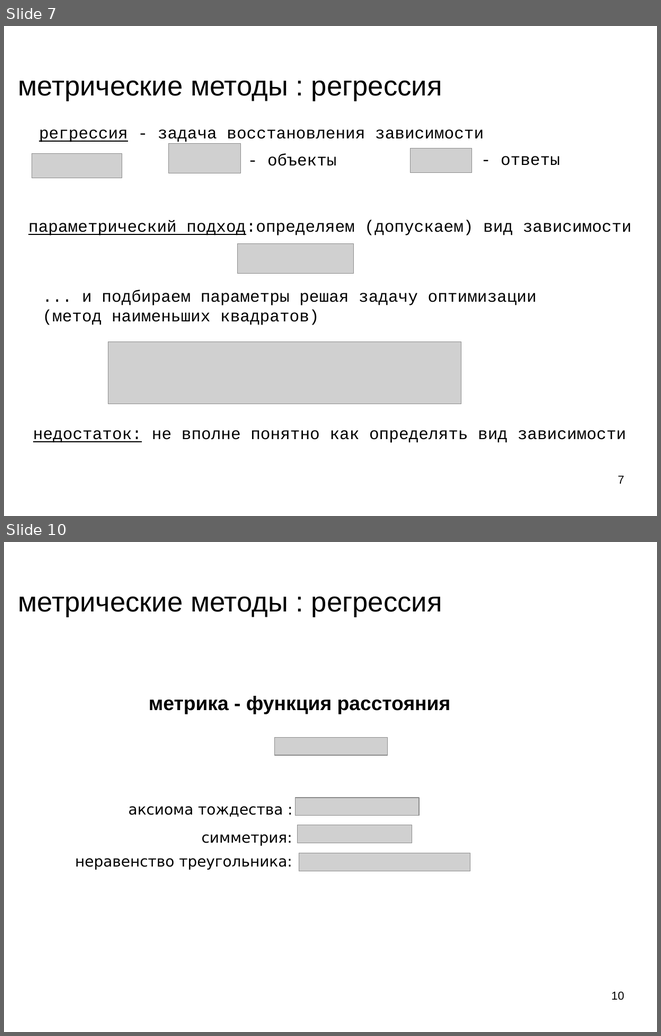
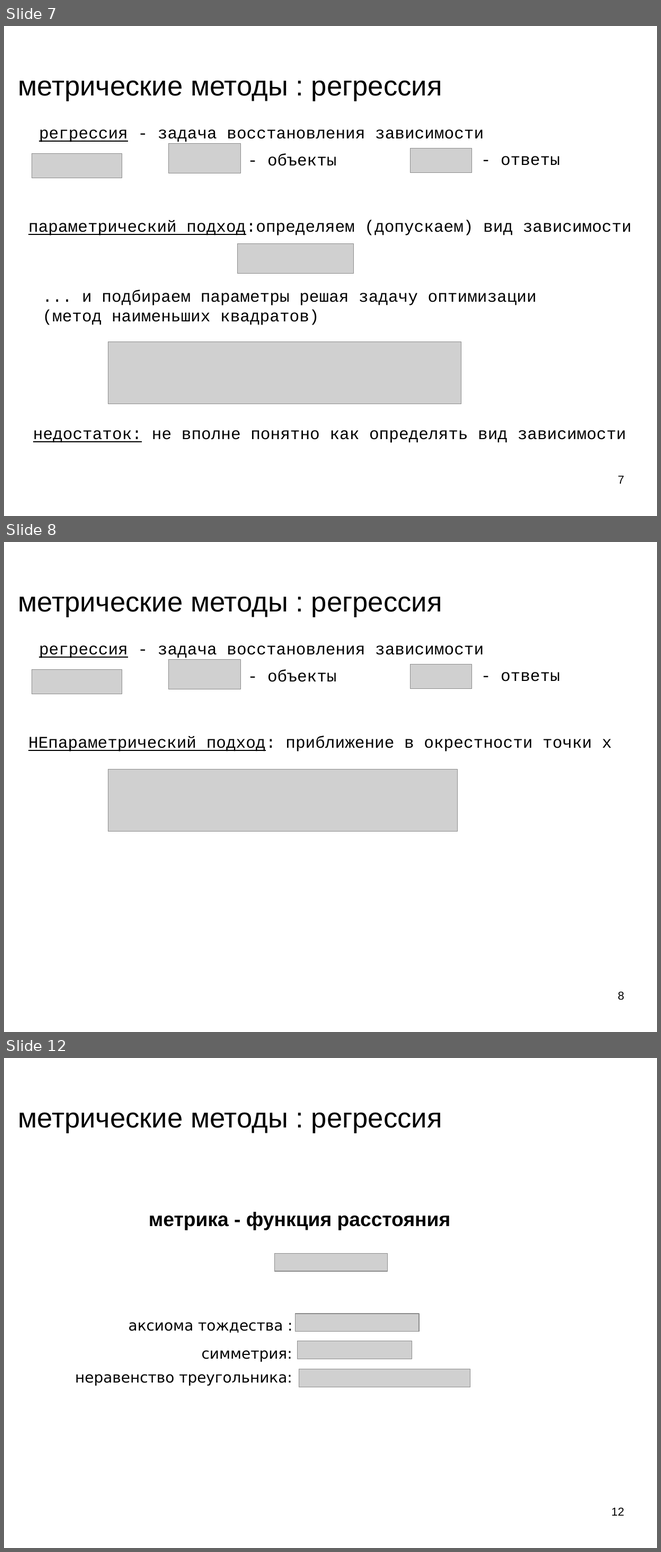
Before and after one commit to mechanoid5/ml_lectorium_legacy, a slide deck: 05-regression-metric.odp. Shown one above the other, each under a label of ours: slides 7 and 10 before the commit, slides 7, 8 and 12 after it; the slides between them are not shown. The pictures are 661x1036 and 661x1552 pixels, drawn with LibreOffice and Linux fonts; fonts in the diff are those of the drawing; grey boxes stand for pictures; background and template pictures are left out. Boxes give left, top, right and bottom in pixels: in the first picture for what was removed or moved away, otherwise in the second. Text is boxed around its words. In the diff, an @@ line names an element or a change of style, - is before the commit and + after.

```diff
--- a/05-regression-metric.odp
+++ b/05-regression-metric.odp
@@ slide 8 added at [4,542,657,1032], background picture (left out) @@
@@ title added at [18,596,442,617], 33.9 pt, text #000000 @@
+метрические методы : регрессия
@@ text added at [39,645,484,658], 20 pt, text #000000 @@
+регрессия - задача восстановления зависимости
@@ picture added at [169,659,241,689] @@
@@ picture added at [411,664,472,688] @@
@@ picture added at [32,669,122,694] @@
@@ text added at [267,670,336,682], 20 pt, text #000000 @@
+- объекты
@@ text added at [501,672,560,681], 20 pt, text #000000 @@
+- ответы
@@ text added at [28,736,612,751], 20 pt, text #000000 @@
+НЕпараметрический подход: приближение в окрестности точки x
@@ picture added at [108,769,458,831] @@
@@ page number added at [618,991,624,1000], 14 pt, text #000000 @@
+8
@@ what was slide 10 is now slide 12 @@
@@ page number at [611,1507,624,1515]: text changed @@
-10
+12
```
Also in this commit, not shown: 6 slides changed, 6 other slides added, 1 slide removed.
